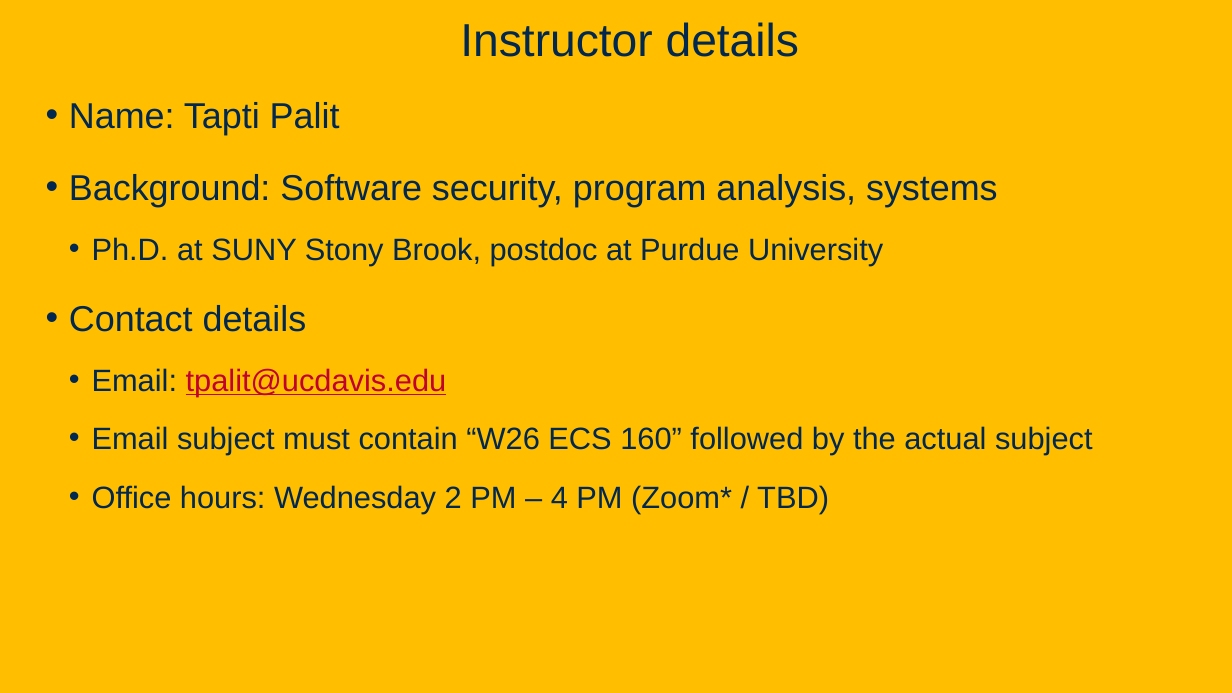
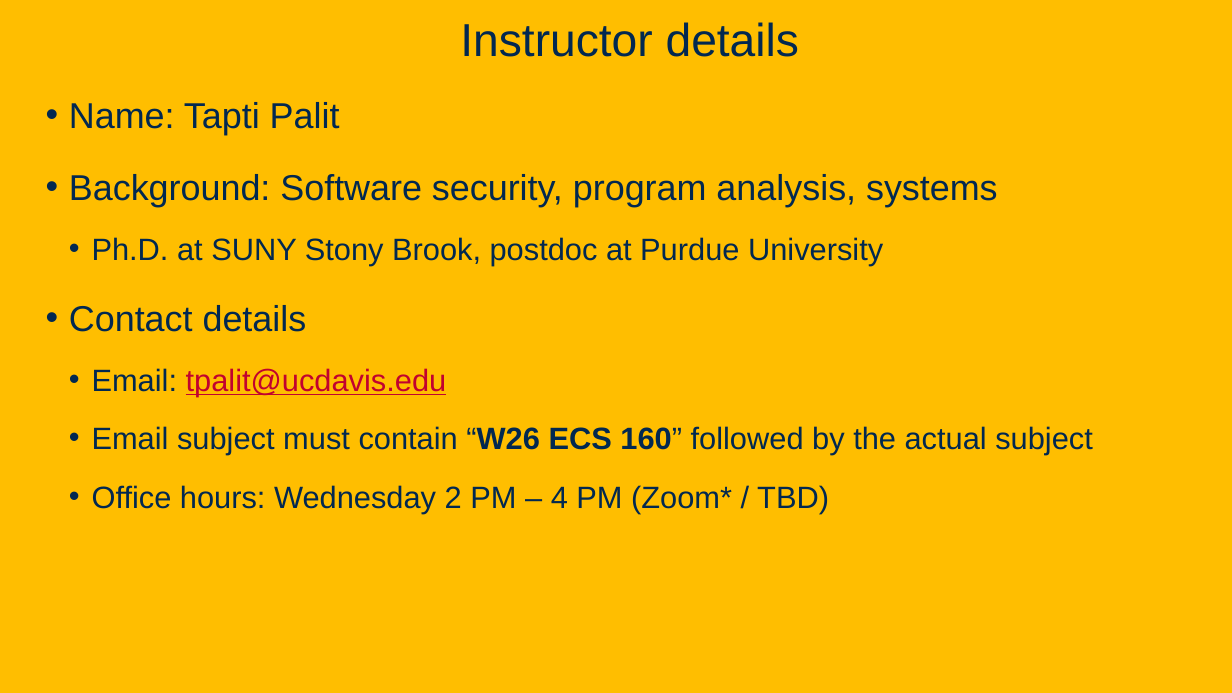
Before and after one commit to davsec-teaching/W26_ECS_160, a slide deck: slide 3 of slides/Intro.pptx. Drawn at 1232x693 pixels with LibreOffice and Linux fonts; fonts in the diff are those of the drawing; background and template pictures are left out. Boxes give left, top, right and bottom in pixels: in the first picture for what was removed or moved away, otherwise in the second. Text is boxed around its words. In the diff, an @@ line names an element or a change of style, - is before the commit and + after.

```diff
--- a/slides/Intro.pptx
+++ b/slides/Intro.pptx
@@ text at (x1=92, y1=426, x2=1093, y2=455): bold on in "“W26 ECS 160”" @@
```
Also in this commit, not shown: 1 other slide changed, 2 other files.
